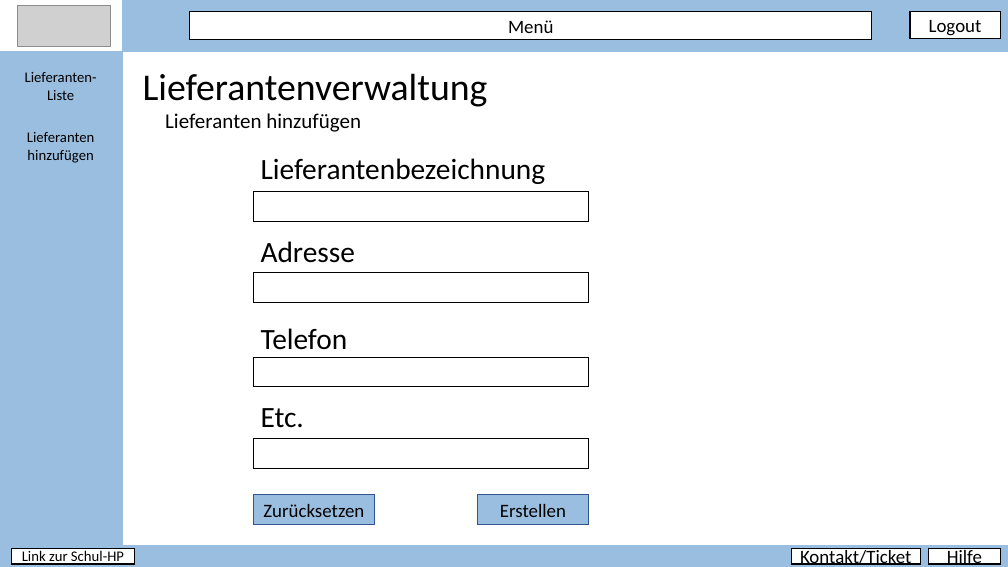
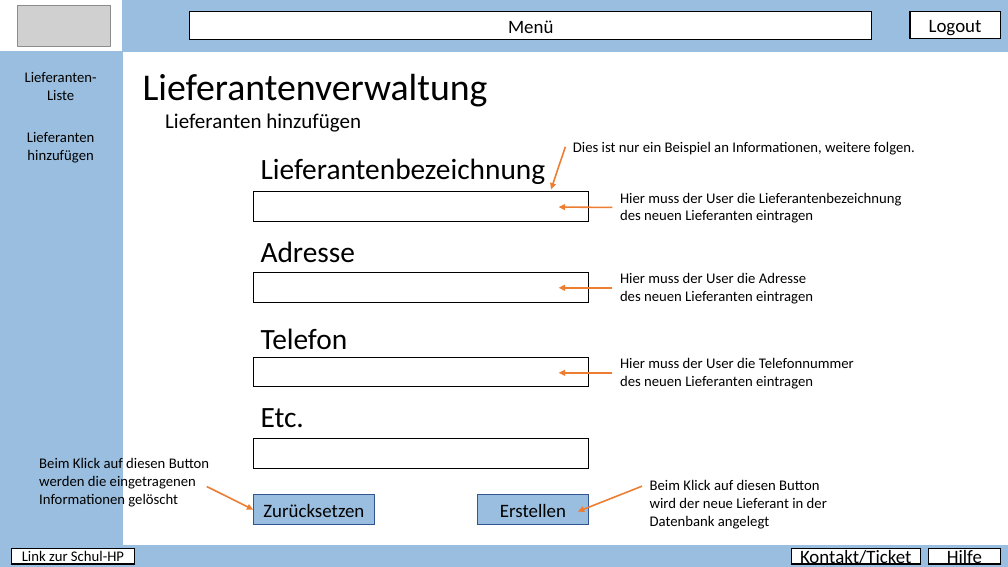
Before and after one commit to PapAnte/g2schoolproject, a slide deck: slide 17 of layout/Layout.pptx. Drawn at 1008x567 pixels with LibreOffice and Linux fonts; fonts in the diff are those of the drawing; grey boxes stand for pictures. Boxes give left, top, right and bottom in pixels: in the first picture for what was removed or moved away, otherwise in the second. Text is boxed around its words. In the diff, an @@ line names an element or a change of style, - is before the commit and + after.

```diff
--- a/layout/Layout.pptx
+++ b/layout/Layout.pptx
@@ arrow added from (566, 147) to (551, 189), #ED7D31 1.5 pt @@
@@ text added at (573, 141, 915, 155), 14 pt, text #000000 @@
+Dies ist nur ein Beispiel an Informationen, weitere folgen.
@@ arrow added from (613, 207) to (559, 207), #ED7D31 1.5 pt @@
@@ text added at (620, 192, 902, 223), 14 pt, text #000000 @@
+Hier muss der User die Lieferantenbezeichnung
+des neuen Lieferanten eintragen
@@ arrow added from (613, 288) to (559, 288), #ED7D31 1.5 pt @@
@@ text added at (620, 272, 813, 304), 14 pt, text #000000 @@
+Hier muss der User die Adresse
+des neuen Lieferanten eintragen
@@ text added at (620, 357, 854, 389), 14 pt, text #000000 @@
+Hier muss der User die Telefonnummer
+des neuen Lieferanten eintragen
@@ arrow added from (613, 373) to (559, 373), #ED7D31 1.5 pt @@
@@ text added at (39, 458, 209, 508), 14 pt, text #000000 @@
+Beim Klick auf diesen Button werden die eingetragenen Informationen gelöscht
@@ text added at (650, 479, 827, 529), 14 pt, text #000000 @@
+Beim Klick auf diesen Button wird der neue Lieferant in der Datenbank angelegt
@@ arrow added from (207, 487) to (253, 510), #ED7D31 1.5 pt @@
@@ arrow added from (642, 486) to (578, 512), #ED7D31 1.5 pt @@
```
Also in this commit, not shown: 1 other slide changed, 3 slides added.
